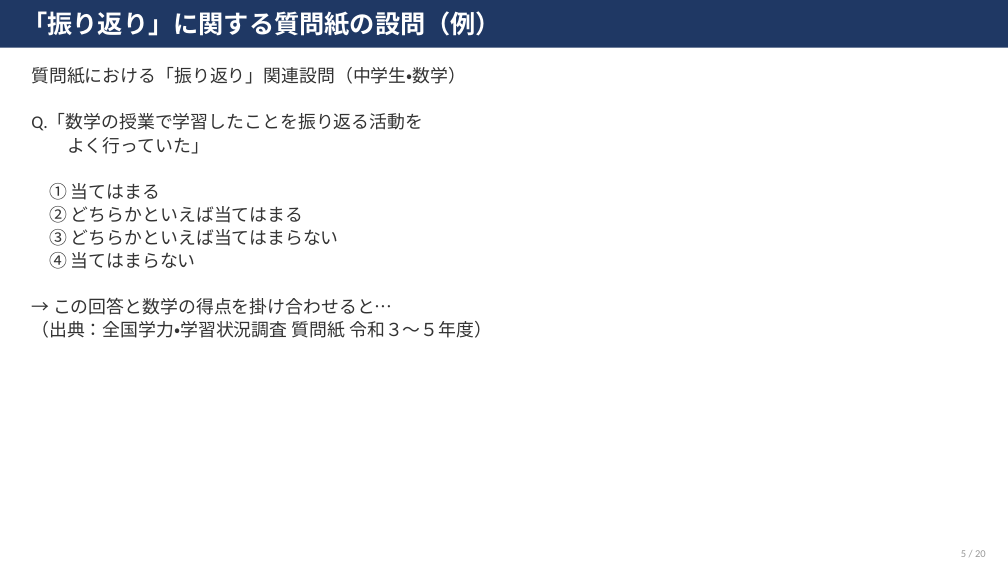
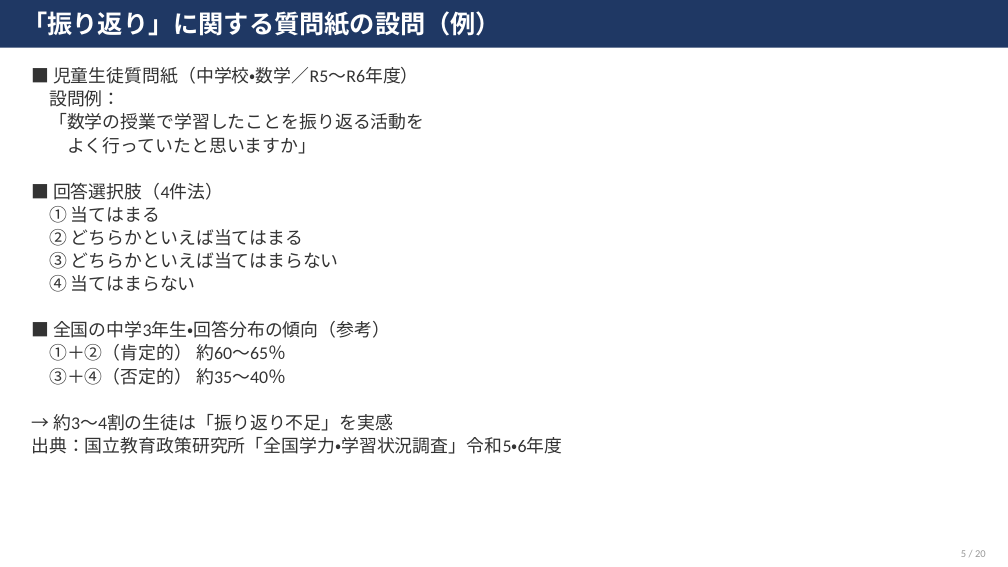
Before and after one commit to contynet730-star/con30, a slide deck: slide 5 of 振り返りの重要性_指導講評_修正版.pptx. Drawn at 1008x567 pixels with LibreOffice and Linux fonts; fonts in the diff are those of the drawing. Boxes give left, top, right and bottom in pixels: in the first picture for what was removed or moved away, otherwise in the second. Text is boxed around its words. In the diff, an @@ line names an element or a change of style, - is before the commit and + after.

```diff
--- a/振り返りの重要性_指導講評_修正版.pptx
+++ b/振り返りの重要性_指導講評_修正版.pptx
@@ text at [49,67,424,200]: text changed @@
-質問紙における「振り返り」関連設問（中学生・数学）
-Q.「数学の授業で学習したことを振り返る活動を
-よく行っていた」
+■ 児童生徒質問紙（中学校・数学／R5〜R6年度）
+設問例：
+「数学の授業で学習したことを振り返る活動を
+よく行っていたと思いますか」
+■ 回答選択肢（4件法）
@@ text at [31,321,562,454]: text changed @@
-→ この回答と数学の得点を掛け合わせると…
-（出典：全国学力・学習状況調査 質問紙 令和３〜５年度）
+■ 全国の中学3年生・回答分布の傾向（参考）
+①＋②（肯定的） 約60〜65％
+③＋④（否定的） 約35〜40％
+→ 約3〜4割の生徒は「振り返り不足」を実感
+出典：国立教育政策研究所「全国学力・学習状況調査」令和5・6年度
```
Also in this commit, not shown: 1 other slide changed, 1 other file.
